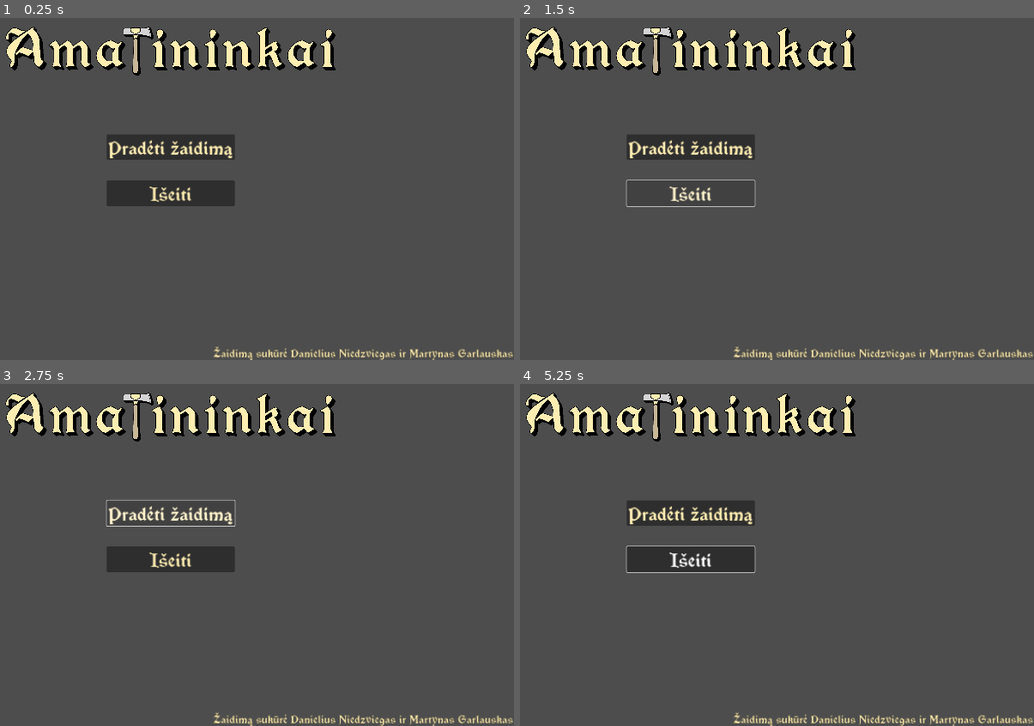
Above: before the commit, frames 1-4 (two rows, left to right).
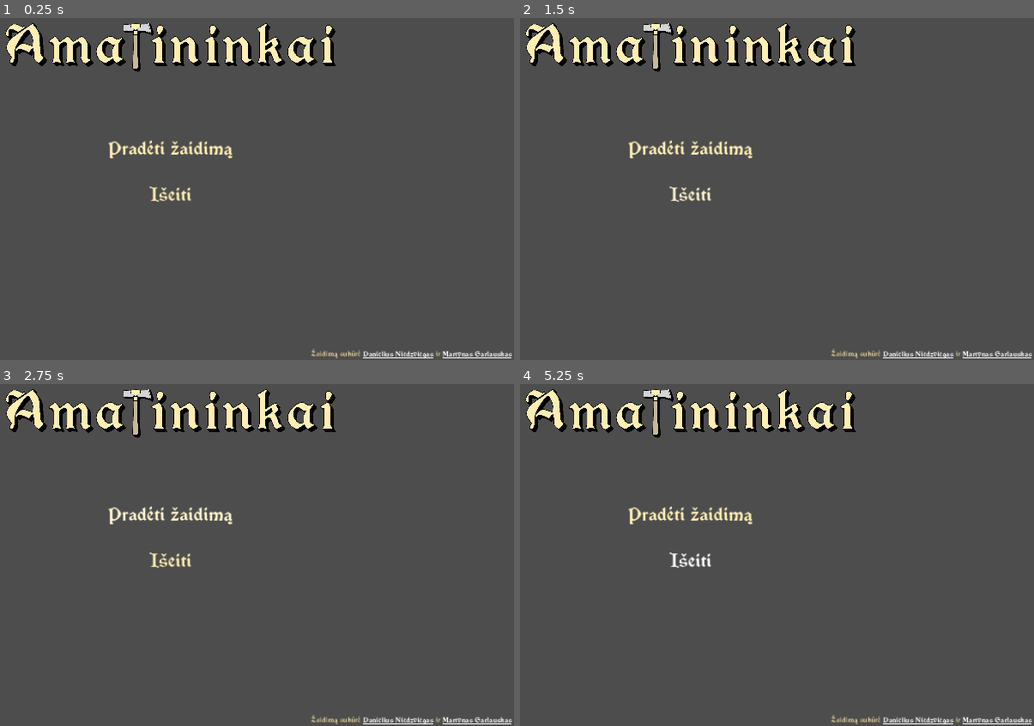
Above: after the commit, the same moments.

Repository: Nyedveg/Inde-dot
Game: Godot game, scene res://scenes/main_menu.tscn
The game is run twice, just before and just after one commit, with the same random seed, the same clock (stepped at 60 frames per second) and the same inputs. The project has no main scene, so this scene is started directly.
Inputs (mouse positions are in pixels of both pictures, inside the frame that each line leads up to):
- Up to frame 1 (0.25 s): no input
- Up to frame 2 (1.5 s): click "Pradėti žaidimą" at 0.5 s; click "Išeiti" at 1.25 s
- Up to frame 3 (2.75 s): click "Pradėti žaidimą" at 2 s
- Up to frame 4 (5.25 s): click "Išeiti" at 2.75 s; click "Pradėti žaidimą" at 3.5 s; click "Išeiti" at 4.25 s; tap Enter at 5 s; move the mouse to (843, 513) at 5.02 s; click (843, 513) at 5.17 s

The runs differ from the first frame. In frame 1, 6.5% of the frame differs, in the area x 1-100%, y 1-100%; in frame 2, 4.9%; in frame 3, 5.3%; in frame 4, 6.6%.

Commit message:
Added button style boxes
Added link buttons to names in the title screen

Diff:
--- /dev/null
+++ b/UI/EmptyButton_StyleBox.tres
@@ -0,0 +1,4 @@
+[gd_resource type="StyleBoxFlat" format=3 uid="uid://c63edq3mk03i8"]
+
+[resource]
+bg_color = Color(0, 0, 0, 0)
--- a/UI/Main_Theme.tres
+++ b/UI/Main_Theme.tres
@@ -1,16 +1,17 @@
-[gd_resource type="Theme" load_steps=2 format=3 uid="uid://djnpr5c0crs32"]
+[gd_resource type="Theme" load_steps=3 format=3 uid="uid://djnpr5c0crs32"]
 
 [ext_resource type="FontFile" uid="uid://631aqqdv2le7" path="res://UI/vinque rg.otf" id="1_84583"]
+[ext_resource type="StyleBox" uid="uid://c63edq3mk03i8" path="res://UI/EmptyButton_StyleBox.tres" id="2_jc235"]
 
 [resource]
-default_font_size = 50
+default_font_size = 20
 Button/colors/font_color = Color(1, 0.933333, 0.698039, 1)
 Button/colors/font_disabled_color = Color(1, 0.901508, 0.552059, 1)
 Button/colors/font_focus_color = Color(1, 1, 1, 1)
 Button/colors/font_hover_color = Color(1, 0.957548, 0.806239, 1)
-Button/colors/font_hover_pressed_color = Color(0, 0, 0, 1)
+Button/colors/font_hover_pressed_color = Color(1, 0.933333, 0.698039, 1)
 Button/colors/font_outline_color = Color(0, 0, 0, 1)
-Button/colors/font_pressed_color = Color(0, 0, 0, 1)
+Button/colors/font_pressed_color = Color(1, 1, 1, 1)
 Button/colors/icon_disabled_color = Color(0, 0, 0, 1)
 Button/colors/icon_focus_color = Color(0, 0, 0, 1)
 Button/colors/icon_hover_color = Color(0, 0, 0, 1)
@@ -22,11 +23,11 @@
 Button/constants/outline_size = 0
 Button/font_sizes/font_size = 50
 Button/fonts/font = ExtResource("1_84583")
-Button/styles/disabled = null
-Button/styles/focus = null
-Button/styles/hover = null
-Button/styles/normal = null
-Button/styles/pressed = null
+Button/styles/disabled = ExtResource("2_jc235")
+Button/styles/focus = ExtResource("2_jc235")
+Button/styles/hover = ExtResource("2_jc235")
+Button/styles/normal = ExtResource("2_jc235")
+Button/styles/pressed = ExtResource("2_jc235")
 Label/colors/font_color = Color(1, 0.933333, 0.698039, 1)
 Label/colors/font_outline_color = Color(0, 0, 0, 1)
 Label/colors/font_shadow_color = Color(0, 0, 0, 1)
@@ -35,6 +36,8 @@
 Label/constants/shadow_offset_x = 0
 Label/constants/shadow_offset_y = 0
 Label/constants/shadow_outline_size = 0
-Label/font_sizes/font_size = 30
+Label/font_sizes/font_size = 20
 Label/fonts/font = ExtResource("1_84583")
 Label/styles/normal = null
+LinkButton/colors/font_color = Color(1, 1, 1, 1)
+LinkButton/fonts/font = ExtResource("1_84583")
--- a/project.godot
+++ b/project.godot
@@ -23,7 +23,6 @@
 window/stretch/mode="canvas_items"
 window/stretch/aspect="keep_width"
 
-
 [rendering]
 
 renderer/rendering_method="gl_compatibility"
--- a/scenes/main_menu.tscn
+++ b/scenes/main_menu.tscn
@@ -21,9 +21,9 @@
 anchor_right = 0.5
 anchor_bottom = 0.5
 offset_left = -465.5
-offset_top = -429.0
+offset_top = -440.0
 offset_right = 465.5
-offset_bottom = -227.0
+offset_bottom = -238.0
 grow_horizontal = 2
 grow_vertical = 2
 texture = ExtResource("1_1ye5t")
@@ -69,9 +69,45 @@
 anchor_top = 1.0
 anchor_right = 1.0
 anchor_bottom = 1.0
-offset_left = -841.0
+offset_left = -573.0
 offset_top = -37.0
 grow_horizontal = 0
 grow_vertical = 0
 theme = ExtResource("2_8o507")
-text = "Žaidimą sukūrė Danielius Niedzviegas ir Martynas Garlauskas"
+text = "Žaidimą sukūrė                                   ir                                 "
+horizontal_alignment = 1
+vertical_alignment = 1
+
+[node name="DanLink" type="LinkButton" parent="UI/Credits"]
+layout_mode = 1
+anchors_preset = 8
+anchor_left = 0.5
+anchor_top = 0.5
+anchor_right = 0.5
+anchor_bottom = 0.5
+offset_left = -135.5
+offset_top = -12.5
+offset_right = 63.5
+offset_bottom = 12.5
+grow_horizontal = 2
+grow_vertical = 2
+theme = ExtResource("2_8o507")
+text = "Danielius Niedzviegas"
+uri = "https://www.linkedin.com/in/niedzviegas/"
+
+[node name="MarLink" type="LinkButton" parent="UI/Credits"]
+layout_mode = 1
+anchors_preset = 8
+anchor_left = 0.5
+anchor_top = 0.5
+anchor_right = 0.5
+anchor_bottom = 0.5
+offset_left = 86.5
+offset_top = -12.5
+offset_right = 285.5
+offset_bottom = 12.5
+grow_horizontal = 2
+grow_vertical = 2
+theme = ExtResource("2_8o507")
+text = "Martynas Garlauskas"
+uri = "https://www.linkedin.com/in/martynas-garlauskas-5127692b0/"
Not shown: 1 places in scenes/f_coal_throwing_game.tscn that only renumber resources
